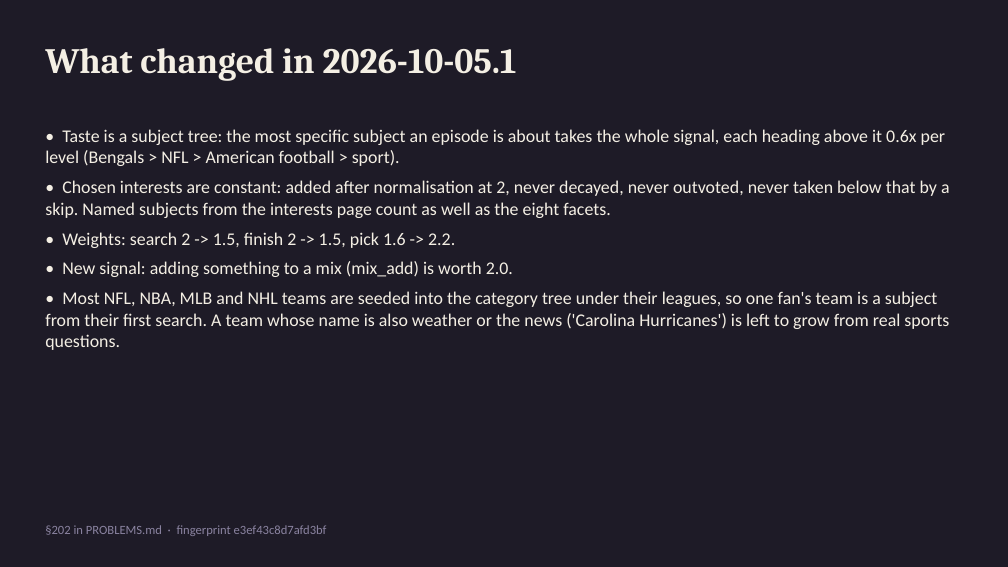
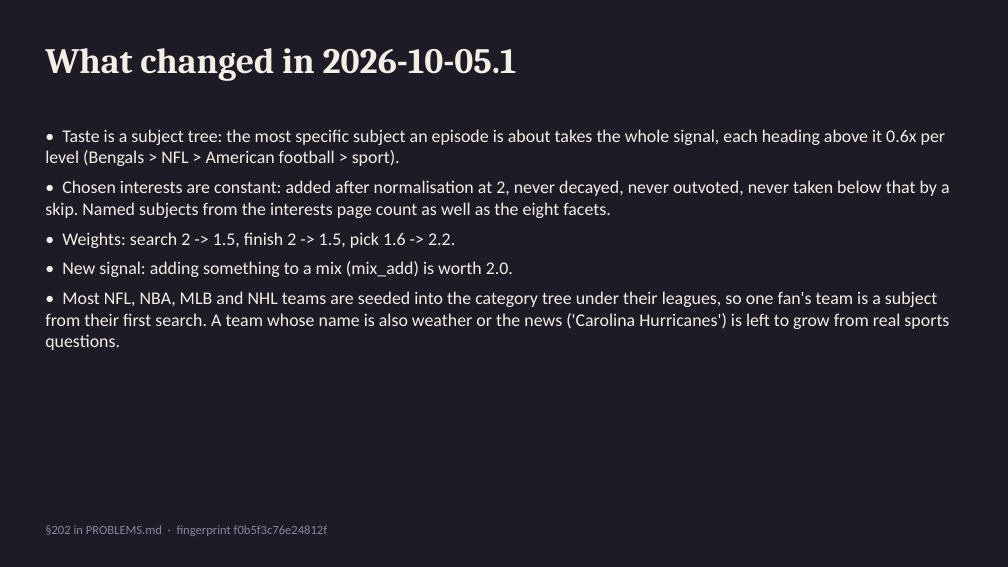
Before and after one commit to tjweingart-byte/FAM, a slide deck: slide 10 of docs/algorithm/FAM_Algorithm.pptx. Drawn at 1008x567 pixels with LibreOffice and Linux fonts; fonts in the diff are those of the drawing. Boxes give left, top, right and bottom in pixels: in the first picture for what was removed or moved away, otherwise in the second. Text is boxed around its words. In the diff, an @@ line names an element or a change of style, - is before the commit and + after.

```diff
--- a/docs/algorithm/FAM_Algorithm.pptx
+++ b/docs/algorithm/FAM_Algorithm.pptx
@@ text at (45,525,327,536): text changed @@
-§202 in PROBLEMS.md · fingerprint e3ef43c8d7afd3bf
+§202 in PROBLEMS.md · fingerprint f0b5f3c76e24812f
```
Also in this commit, not shown: 13 other files.
